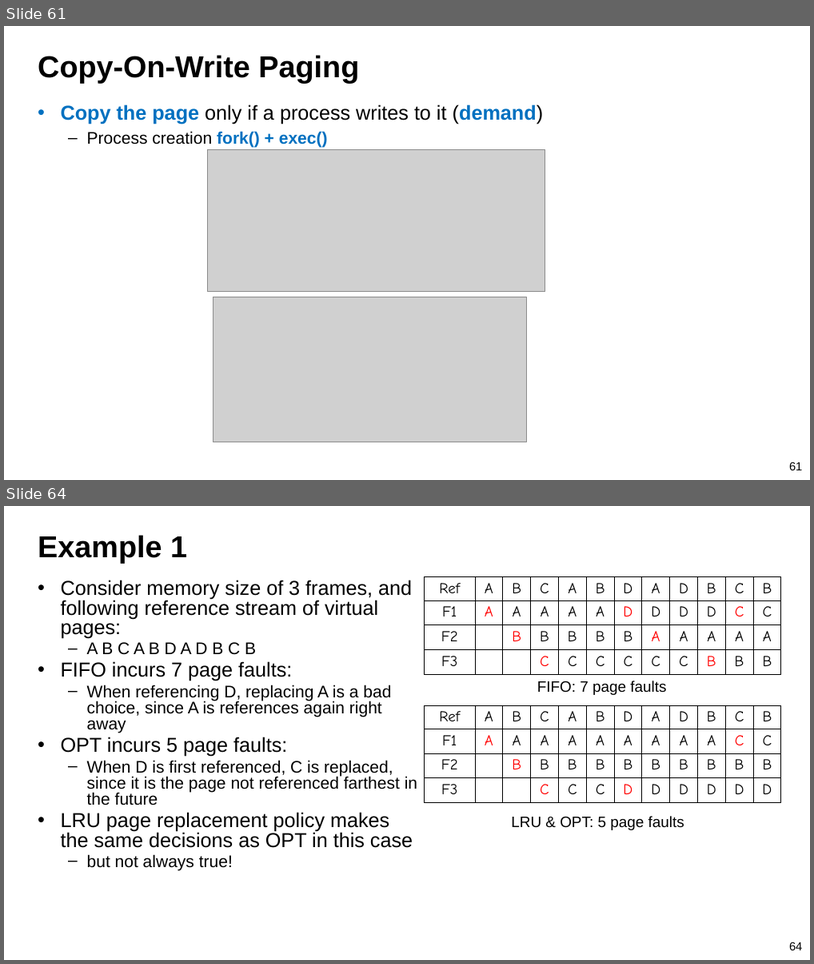
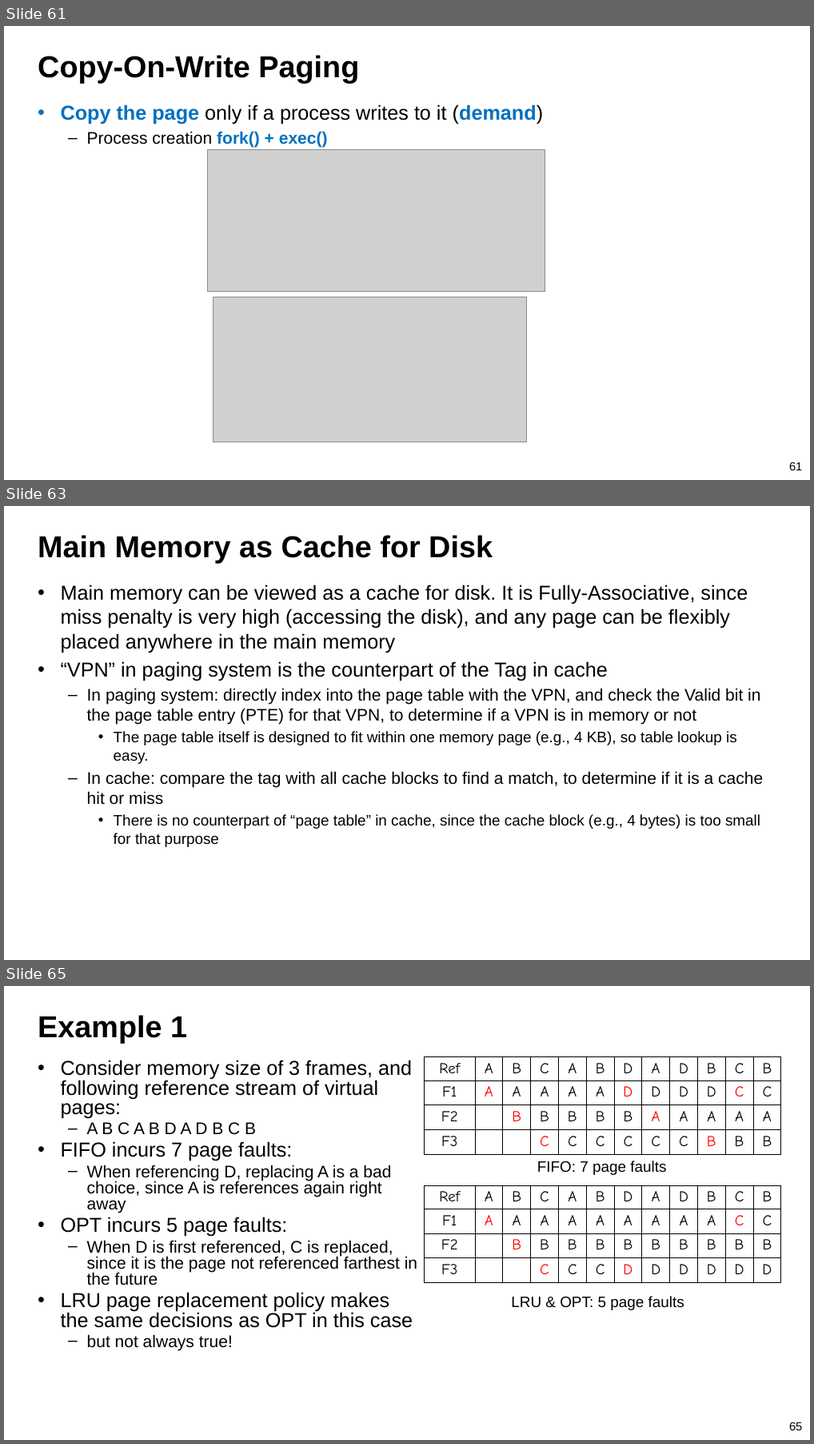
Before and after one commit to guhofstra/CSC256Fa25, a slide deck: PPTs/L8-Memory System II Paging.pptx. Shown one above the other, each under a label of ours: slides 61 and 64 before the commit, slides 61, 63 and 65 after it; the slides between them are not shown. The pictures are 814x964 and 814x1444 pixels, drawn with LibreOffice and Linux fonts; fonts in the diff are those of the drawing; grey boxes stand for pictures. Boxes give left, top, right and bottom in pixels: in the first picture for what was removed or moved away, otherwise in the second. Text is boxed around its words. In the diff, an @@ line names an element or a change of style, - is before the commit and + after.

```diff
--- a/PPTs/L8-Memory System II Paging.pptx
+++ b/PPTs/L8-Memory System II Paging.pptx
@@ slide 63 added at (4, 506, 810, 960), background #FFFFFF @@
@@ title added at (38, 535, 493, 563), 36 pt, text #000000, bold @@
+Main Memory as Cache for Disk
@@ text added at (61, 584, 763, 847), 20 pt, text #000000 @@
+• Main memory can be viewed as a cache for disk. It is Fully-Associative, since miss penalty is very high (accessing the disk), and any page can be flexibly placed anywhere in the main memory
+• “VPN” in paging system is the counterpart of the Tag in cache
+  – In paging system: directly index into the page table with the VPN, and check the Valid bit in the page table entry (PTE) for that VPN, to determine if a VPN is in memory or not
+    • The page table itself is designed to fit within one memory page (e.g., 4 KB), so table lookup is easy.
+  – In cache: compare the tag with all cache blocks to find a match, to determine if it is a cache hit or miss
+    • There is no counterpart of “page table” in cache, since the cache block (e.g., 4 bytes) is too small for that purpose
@@ what was slide 64 is now slide 65 @@
@@ page number at (790, 1421, 802, 1430): text changed @@
-64
+65
```
Also in this commit, not shown: 2 slides changed, 9 other files.
